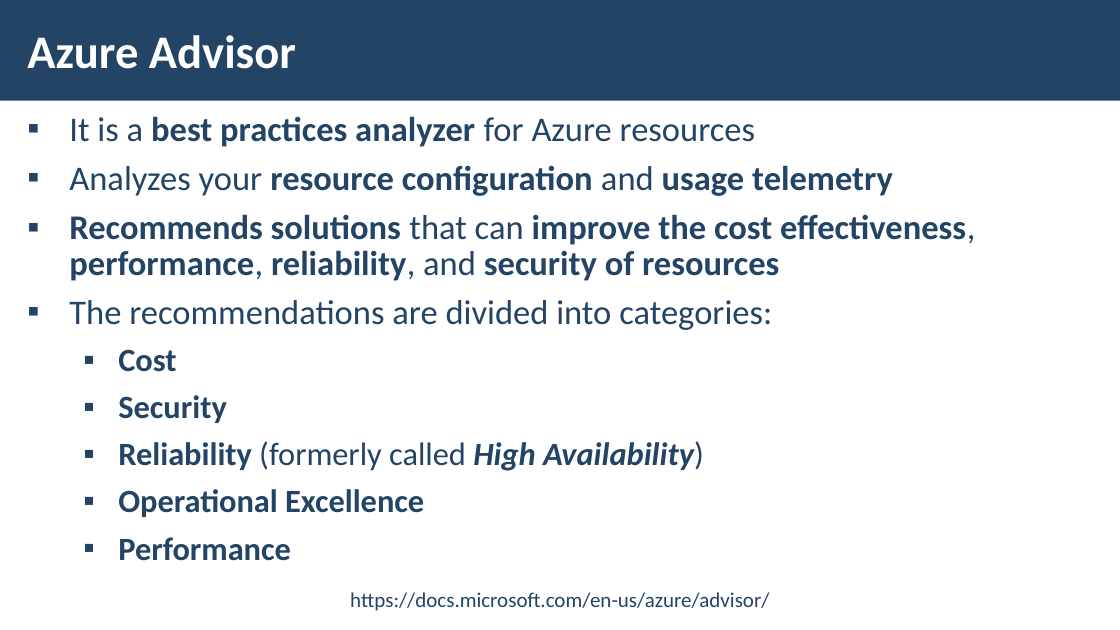
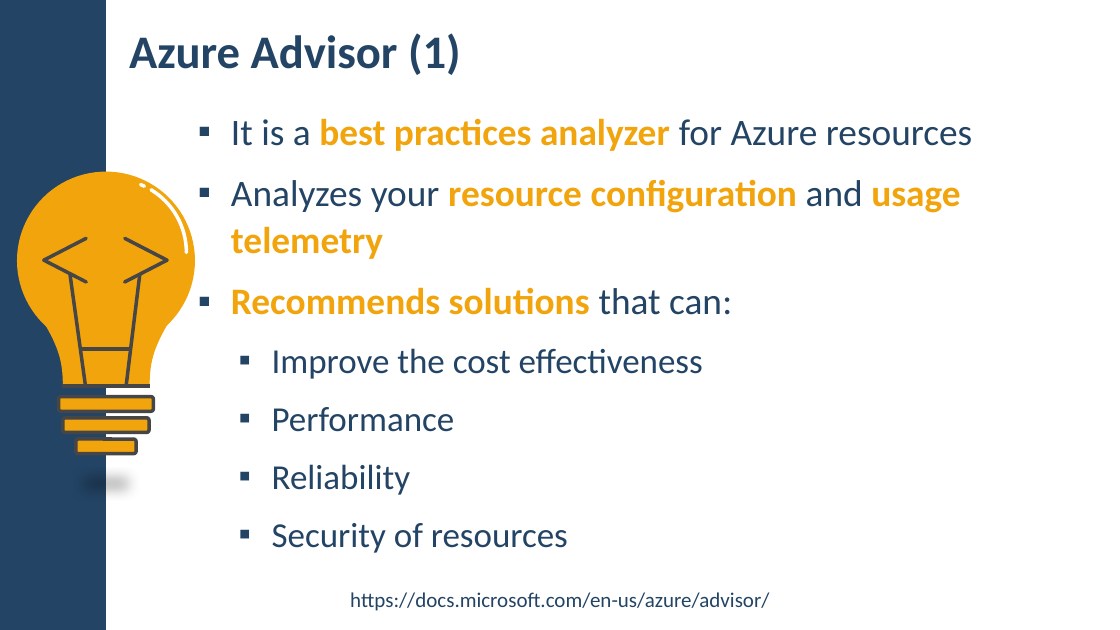
Before and after one commit to pirocorp/Azure, a slide deck: slide 32 of 02. ADVANCED INFRASTRUCTURE SERVICES/M2-Slides-Advanced-Infrastructure-Services.pptx. Drawn at 1120x630 pixels with LibreOffice and Linux fonts; fonts in the diff are those of the drawing; background and template pictures are left out. Boxes give left, top, right and bottom in pixels: in the first picture for what was removed or moved away, otherwise in the second. Text is boxed around its words. In the diff, an @@ line names an element or a change of style, - is before the commit and + after.

```diff
--- a/02. ADVANCED INFRASTRUCTURE SERVICES/M2-Slides-Advanced-Infrastructure-Services.pptx
+++ b/02. ADVANCED INFRASTRUCTURE SERVICES/M2-Slides-Advanced-Infrastructure-Services.pptx
@@ rectangle removed at [0,0,1120,101] @@
@@ rectangle added at [0,0,106,630], fill #234465 @@
@@ title at [129,33,461,75]: text changed; text colour #FFFFFF to #234465 @@
-Azure Advisor
+Azure Advisor (1)
@@ text "It is a best practices ...": place and size @@
-text "It is a best practices ..." at [69,116,975,561]
+text "It is a best practices ..." at [231,118,972,553]
@@ text at [231,118,972,432]: size 29.6 to 32 pt in "It is a best practices analyzer for ...", "Analyzes your resource configuration and usage telemetry"; text colour #234465 to #F2A40D in "best practices analyzer", "resource configuration usage telemetry"; size 27.8 to 30 pt, bold off in "Performance"; indent changed; line spacing 0.85 to 1.05 @@
@@ group added at [17,171,195,454]: 7 lines, 3 rounded rectangles, 2 freeform shapes, 2 arc (boxed as its full ellipse)s, 1 ellipse @@
@@ text at [231,287,732,379]: text changed; size 29.6 to 32 pt; bold off @@
-▪ Recommends solutions that can improve the cost effectiveness, performance, reliability, and security of resources
-▪ The recommendations are divided into categories:
-  ▪ Cost
-  ▪ Security
-  ▪ Reliability (formerly called High Availability)
-  ▪ Operational Excellence
+▪ Recommends solutions that can:
+  ▪ Improve the cost effectiveness
@@ line added from (150, 386) to (62, 386), #464646 3 pt @@
@@ text at [272,464,568,553]: paragraphs added @@
+  ▪ Reliability
+  ▪ Security of resources
```
Also in this commit, not shown: 34 other slides changed, 2 slides added, 1 slide removed, 2 other files.
